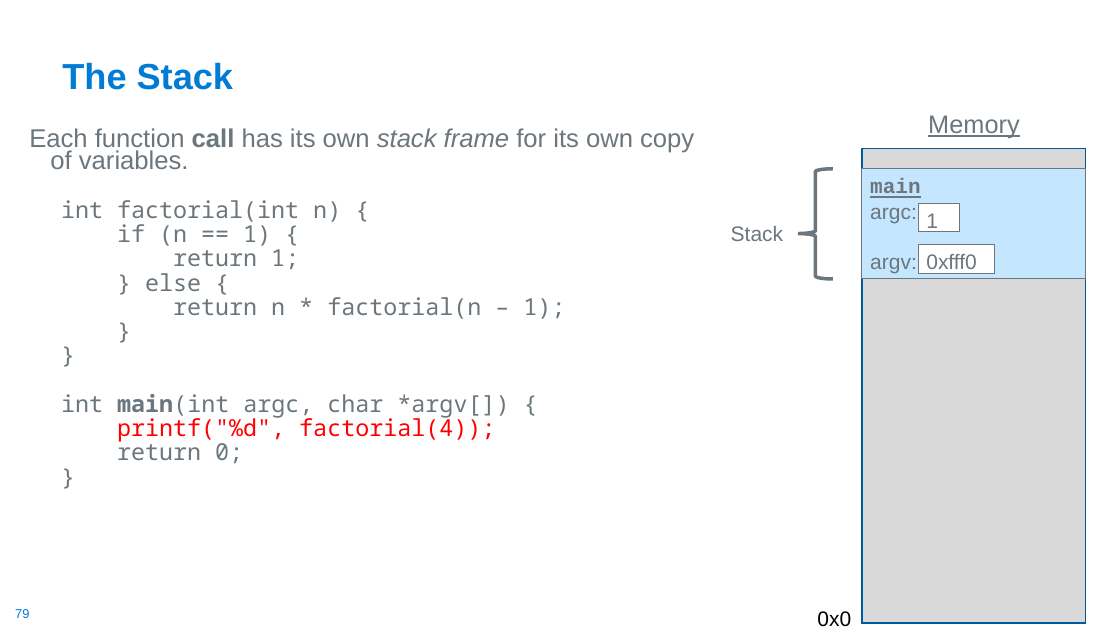
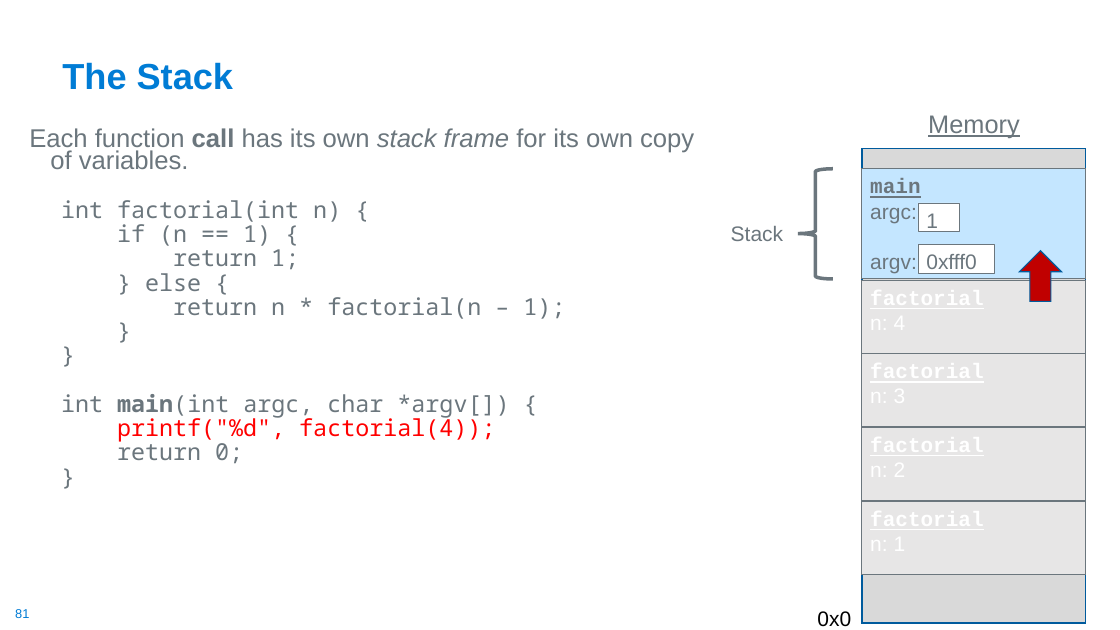
Before and after one commit to cse30-fa22/Muller_CSE30_Lecture_Slides, a slide deck: slide 81 of 08_Assm_Part3.pptx (slide 79 before the commit). Drawn at 1120x630 pixels with LibreOffice and Linux fonts; fonts in the diff are those of the drawing. Boxes give left, top, right and bottom in pixels: in the first picture for what was removed or moved away, otherwise in the second. Text is boxed around its words. In the diff, an @@ line names an element or a change of style, - is before the commit and + after.

```diff
--- a/08_Assm_Part3.pptx
+++ b/08_Assm_Part3.pptx
@@ down arrow added at (x1=1020, y1=251, x2=1062, y2=302), fill #C00000, outline #005C9E 1 pt @@
@@ rectangle added at (x1=862, y1=280, x2=1086, y2=354), fill #E7E6E6, outline #6B767D 0.75 pt @@
@@ rectangle added at (x1=862, y1=354, x2=1086, y2=428), fill #E7E6E6, outline #6B767D 0.75 pt @@
@@ rectangle added at (x1=862, y1=427, x2=1086, y2=501), fill #E7E6E6, outline #6B767D 0.75 pt @@
@@ rectangle added at (x1=862, y1=502, x2=1086, y2=576), fill #E7E6E6, outline #6B767D 0.75 pt @@
@@ page number at (x1=15, y1=609, x2=29, y2=618): text changed @@
-79
+81
```
Also in this commit, not shown: 26 other slides changed, 3 slides added, 21 slides removed, 1 other file.
